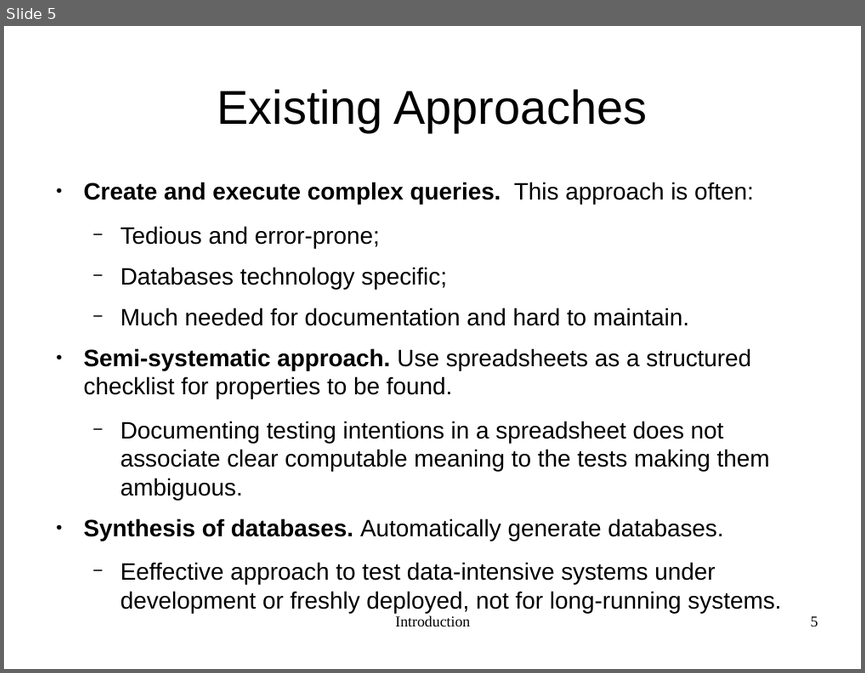
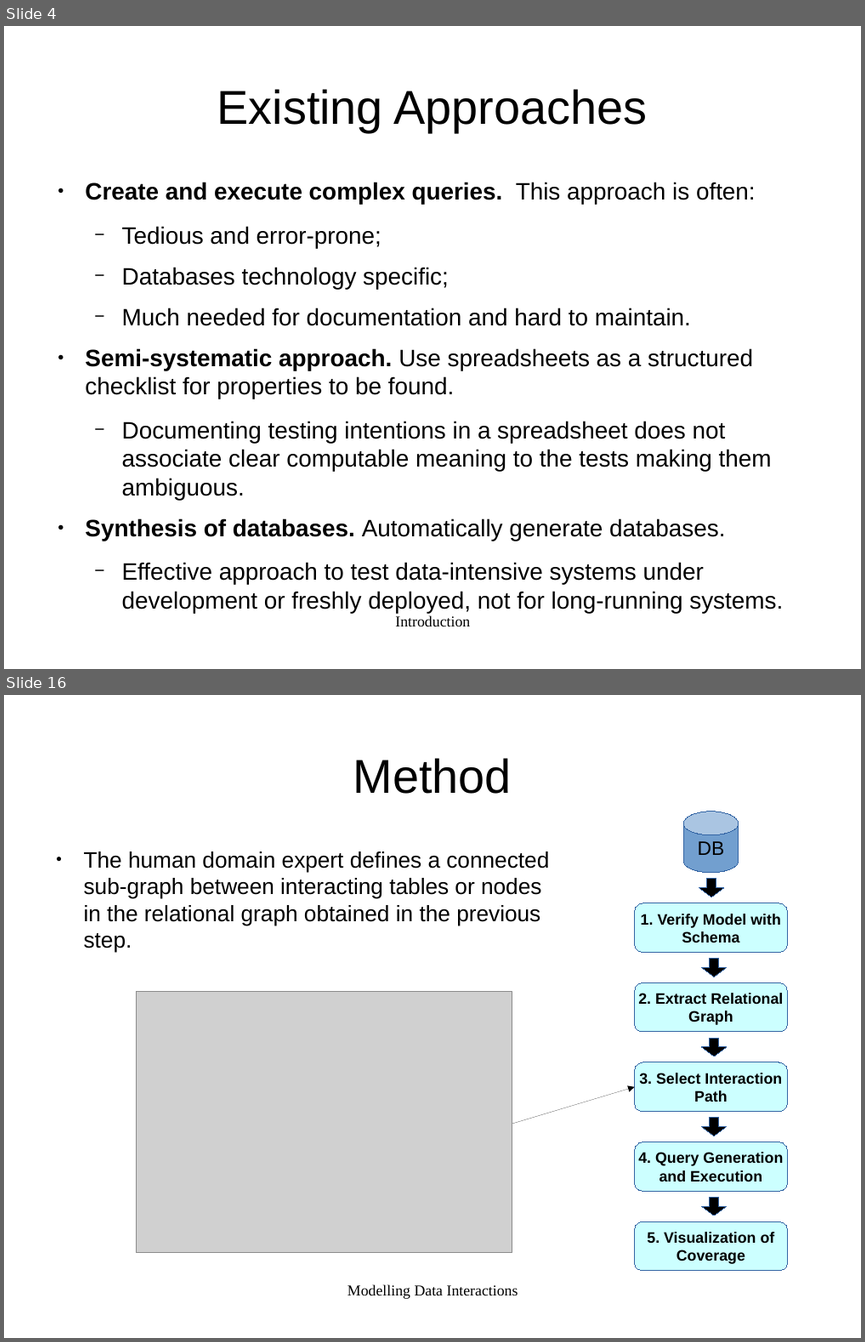
Before and after one commit to FabioBis/University, a slide deck: UNIBO/ComplementiBD/DataInteractionCoverage.odp. Shown one above the other, each under a label of ours: slide 5 before the commit, slides 4 and 16 after it; the slides between them are not shown. The pictures are 865x673 and 865x1342 pixels, drawn with LibreOffice and Linux fonts; fonts in the diff are those of the drawing; grey boxes stand for pictures. Boxes give left, top, right and bottom in pixels: in the first picture for what was removed or moved away, otherwise in the second. Text is boxed around its words. In the diff, an @@ line names an element or a change of style, - is before the commit and + after.

```diff
--- a/UNIBO/ComplementiBD/DataInteractionCoverage.odp
+++ b/UNIBO/ComplementiBD/DataInteractionCoverage.odp
@@ slide 16 added at (x1=4, y1=695, x2=861, y2=1338), background #FFFFFF @@
@@ title added at (x1=353, y1=758, x2=511, y2=794), 44 pt, text #000000 @@
+Method
@@ cylinder added at (x1=683, y1=811, x2=738, y2=873), fill #729FCF, outline #3465A4 0 pt, 18 pt, text #000000 @@
+DB
@@ text added at (x1=84, y1=851, x2=549, y2=953), 20.7 pt, text #000000 @@
+● The human domain expert defines a connected sub-graph between interacting tables or nodes in the relational graph obtained in the previous step.
@@ down arrow added at (x1=699, y1=879, x2=723, y2=897), fill #000000, outline #3465A4 0 pt @@
@@ rounded rectangle added at (x1=635, y1=903, x2=788, y2=953), fill #CCFFFF, outline #3465A4 0 pt, 14 pt, text #000000, bold @@
+1. Verify Model with
+Schema
@@ down arrow added at (x1=702, y1=959, x2=726, y2=977), fill #000000, outline #3465A4 0 pt @@
@@ picture added at (x1=136, y1=992, x2=511, y2=1252) @@
@@ rounded rectangle added at (x1=635, y1=982, x2=788, y2=1032), fill #CCFFFF, outline #3465A4 0 pt, 14 pt, text #000000, bold @@
+2. Extract Relational
+Graph
@@ down arrow added at (x1=702, y1=1038, x2=726, y2=1056), fill #000000, outline #3465A4 0 pt @@
@@ rounded rectangle added at (x1=635, y1=1062, x2=788, y2=1111), fill #CCFFFF, outline #3465A4 0 pt, 14 pt, text #000000, bold @@
+3. Select Interaction
+Path
@@ arrow added from (512, 1123) to (635, 1087), #000000 0 pt @@
@@ down arrow added at (x1=702, y1=1117, x2=726, y2=1136), fill #000000, outline #3465A4 0 pt @@
@@ rounded rectangle added at (x1=635, y1=1142, x2=788, y2=1191), fill #CCFFFF, outline #3465A4 0 pt, 14 pt, text #000000, bold @@
+4. Query Generation
+and Execution
@@ down arrow added at (x1=702, y1=1197, x2=726, y2=1216), fill #000000, outline #3465A4 0 pt @@
@@ rounded rectangle added at (x1=635, y1=1221, x2=788, y2=1270), fill #CCFFFF, outline #3465A4 0 pt, 14 pt, text #000000, bold @@
+5. Visualization of
+Coverage
@@ text added at (x1=347, y1=1284, x2=518, y2=1299), 14 pt, text #000000 @@
+Modelling Data Interactions
@@ what was slide 5 is now slide 4 @@
@@ slide 4 changed as well @@
@@ text at (x1=122, y1=562, x2=783, y2=612): text changed @@
-  − Eeffective approach to test data-intensive systems under development or freshly deployed, not for long-running systems.
+  − Effective approach to test data-intensive systems under development or freshly deployed, not for long-running systems.
@@ page number removed at (x1=811, y1=616, x2=818, y2=626) @@
-5
```
Also in this commit, not shown: 2 other slides changed, 17 other slides added, 2 slides removed, 1 other file.
